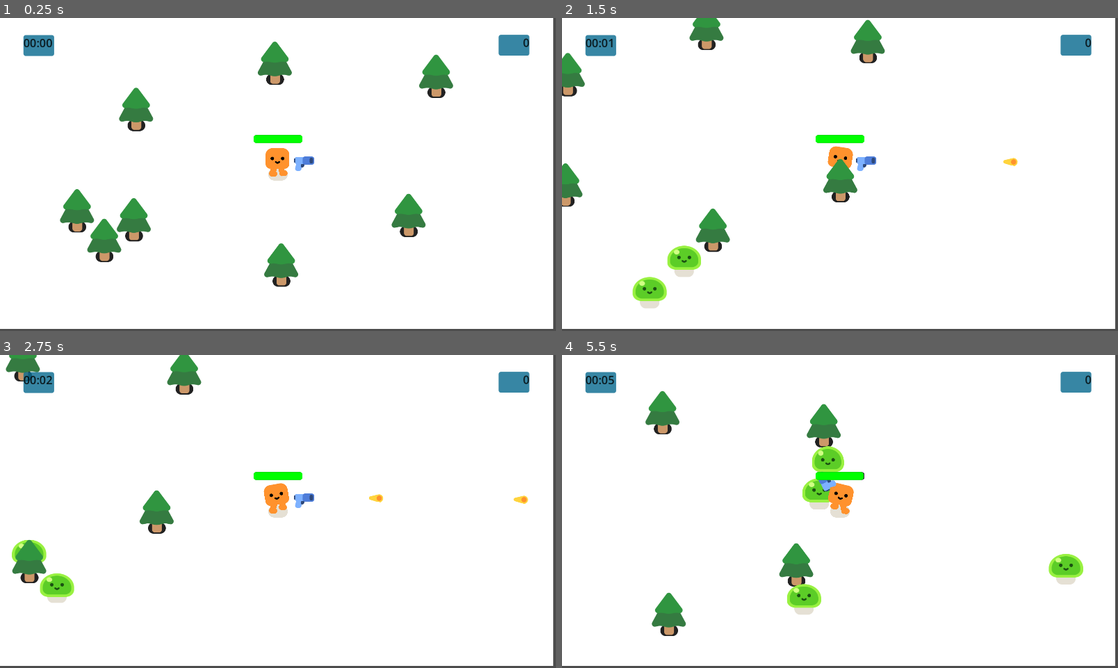
Above: before the commit, frames 1-4 (two rows, left to right).
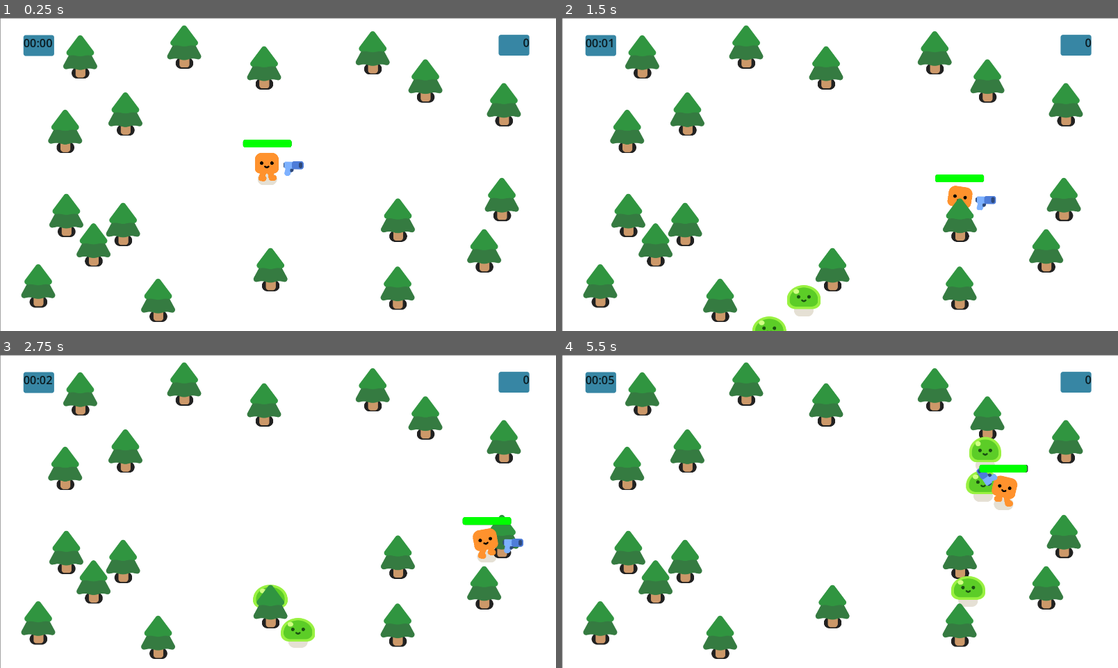
Above: after the commit, the same moments.

Repository: Masone1811/survival_battle
Game: Godot game, scene res://Survivor Game.tscn
Two runs of this game, one before a commit and one after it. Both use one fixed random seed, a clock stepped at 60 frames per second and the inputs below.
Inputs:
- Up to frame 1 (0.25 s): no input
- Up to frame 2 (1.5 s): hold D (move_right) 0.53-1.28 s; hold S (move_down) from 1.28 s (still down)
- Up to frame 3 (2.75 s): release S (move_down) at 2.03 s; hold D (move_right) from 2.03 s (still down)
- Up to frame 4 (5.5 s): release D (move_right) at 2.78 s; hold W (move_up) 2.78-3.53 s; hold A (move_left) 3.53-5.03 s; hold S (move_down) from 5.03 s (still down)

The runs differ from the first frame. In frame 1, 13% of the frame differs, in the area x 0-100%, y 0-100%; in frame 2, 17%; in frame 3, 15%; in frame 4, 17%.

Commit message:
Fixed camera and screen wrap
I added a Camera2D node and fixed the position to the center of the screen so that the camera remains stationary, and I added a function that allows the player to wrap around to the other side of the screen when they reach the borders of the screen.

Diff:
--- a/Survivor Game.tscn
+++ b/Survivor Game.tscn
@@ -25,18 +25,24 @@
 y_sort_enabled = true
 position = Vector2(38, 21)
 script = ExtResource("1_ony8i")
-metadata/_edit_vertical_guides_ = [-70.0]
-metadata/_edit_horizontal_guides_ = [58.0]
+metadata/_edit_vertical_guides_ = [960.0]
+metadata/_edit_horizontal_guides_ = [568.0, -200.0]
+
+[node name="Camera2D" type="Camera2D" parent="." unique_id=576333443]
+offset = Vector2(960, 540)
 
 [node name="CanvasLayer" type="CanvasLayer" parent="." unique_id=1500965773]
 layer = -1
 
 [node name="ColorRect" type="ColorRect" parent="CanvasLayer" unique_id=1514317463]
-offset_left = -10.0
-offset_top = -9.0
-offset_right = 1910.0
-offset_bottom = 1073.0
+offset_left = 1.0
+offset_top = 1.0
+offset_right = 1921.0
+offset_bottom = 1083.0
 metadata/_edit_use_anchors_ = true
+
+[node name="PineTree" parent="CanvasLayer/ColorRect" unique_id=1149868711 instance=ExtResource("2_ony8i")]
+position = Vector2(225, 444)
 
 [node name="Player" parent="." unique_id=814097230 instance=ExtResource("1_jkuhc")]
 position = Vector2(923, 556)
@@ -49,7 +55,7 @@
 unique_name_in_owner = true
 position = Vector2(-191, -247)
 
-[node name="PineTree" parent="." unique_id=1149868711 instance=ExtResource("2_ony8i")]
+[node name="PineTree" parent="." unique_id=1487322421 instance=ExtResource("2_ony8i")]
 position = Vector2(434, 385)
 
 [node name="PineTree2" parent="." unique_id=622589231 instance=ExtResource("2_ony8i")]
@@ -164,5 +170,32 @@
 label_settings = SubResource("LabelSettings_ony8i")
 horizontal_alignment = 2
 
+[node name="PineTree9" parent="." unique_id=290362282 instance=ExtResource("2_ony8i")]
+position = Vector2(278, 188)
+
+[node name="PineTree10" parent="." unique_id=811203726 instance=ExtResource("2_ony8i")]
+position = Vector2(1288, 174)
+
+[node name="PineTree11" parent="." unique_id=640562012 instance=ExtResource("2_ony8i")]
+position = Vector2(1374, 986)
+
+[node name="PineTree12" parent="." unique_id=1811424606 instance=ExtResource("2_ony8i")]
+position = Vector2(1673, 857)
+
+[node name="PineTree13" parent="." unique_id=1706976730 instance=ExtResource("2_ony8i")]
+position = Vector2(1741, 353)
+
+[node name="PineTree14" parent="." unique_id=753738600 instance=ExtResource("2_ony8i")]
+position = Vector2(1734, 680)
+
+[node name="PineTree15" parent="." unique_id=388712025 instance=ExtResource("2_ony8i")]
+position = Vector2(547, 1028)
+
+[node name="PineTree16" parent="." unique_id=1177869098 instance=ExtResource("2_ony8i")]
+position = Vector2(133, 978)
+
+[node name="PineTree17" parent="." unique_id=1241105176 instance=ExtResource("2_ony8i")]
+position = Vector2(637, 154)
+
 [connection signal="health_depleted" from="Player" to="." method="_on_player_health_depleted"]
 [connection signal="timeout" from="Timer" to="." method="_on_timer_timeout"]
--- a/player.gd
+++ b/player.gd
@@ -4,11 +4,13 @@
 
 var health = 100.0
 
+var screen_size = Vector2(1920, 1080)
 
 func _physics_process(delta):
 	var direction = Input.get_vector("move_left","move_right","move_up","move_down")
 	velocity = direction * 600
 	move_and_slide()
+	screen_wrap()
 
 	if velocity.length() > 0.0:
 		%HappyBoo.play_walk_animation()
@@ -22,3 +24,14 @@
 		%ProgressBar.value = health
 		if health <= 0.0:
 			health_depleted.emit()
+
+
+func screen_wrap():
+	if position.x > screen_size.x:
+		position.x = 0
+	if position.x < 0:
+		position.x = screen_size.x
+	if position.y > screen_size.y:
+		position.y = 0
+	if position.y < 0:
+		position.y = screen_size.y
